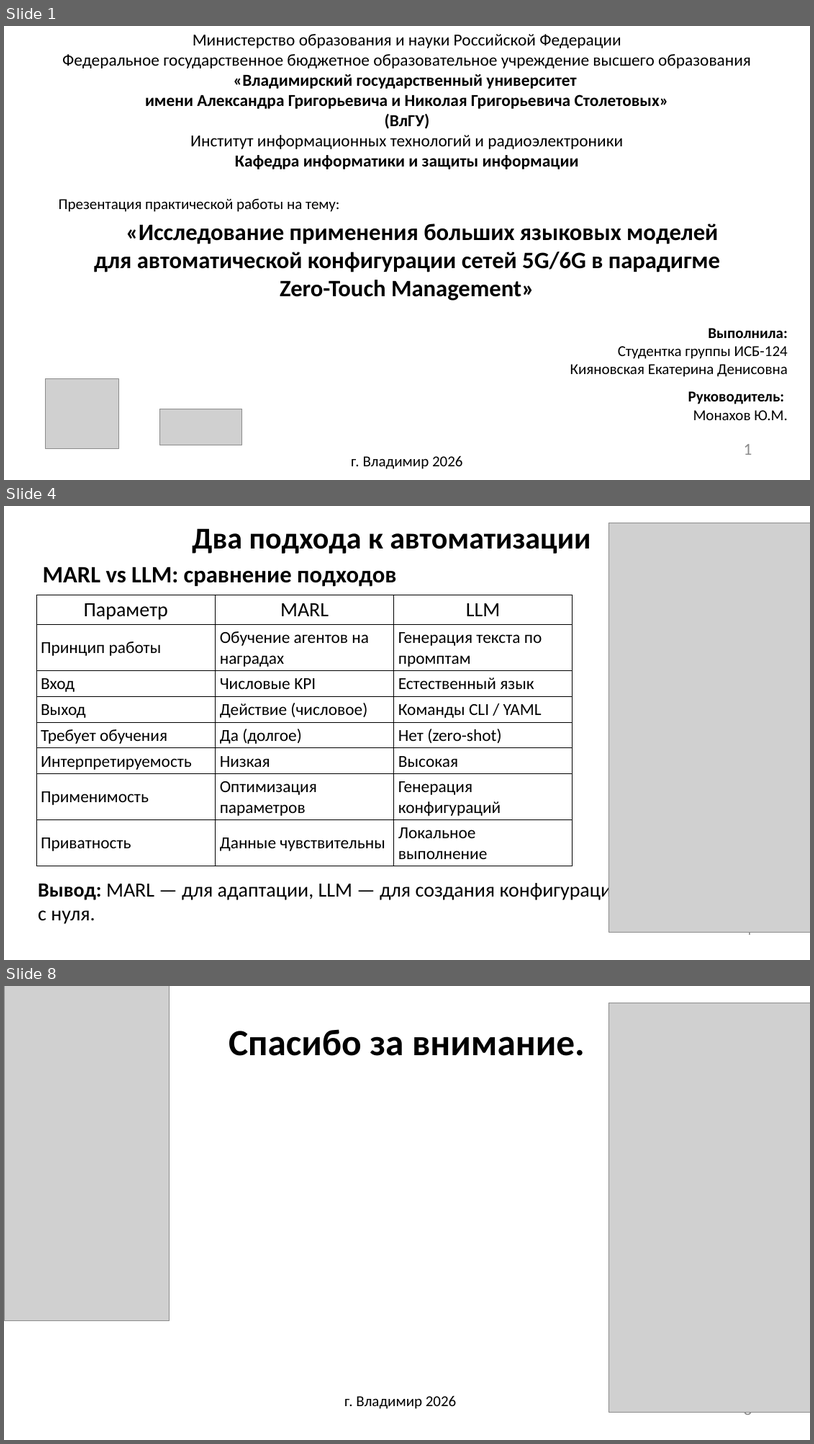
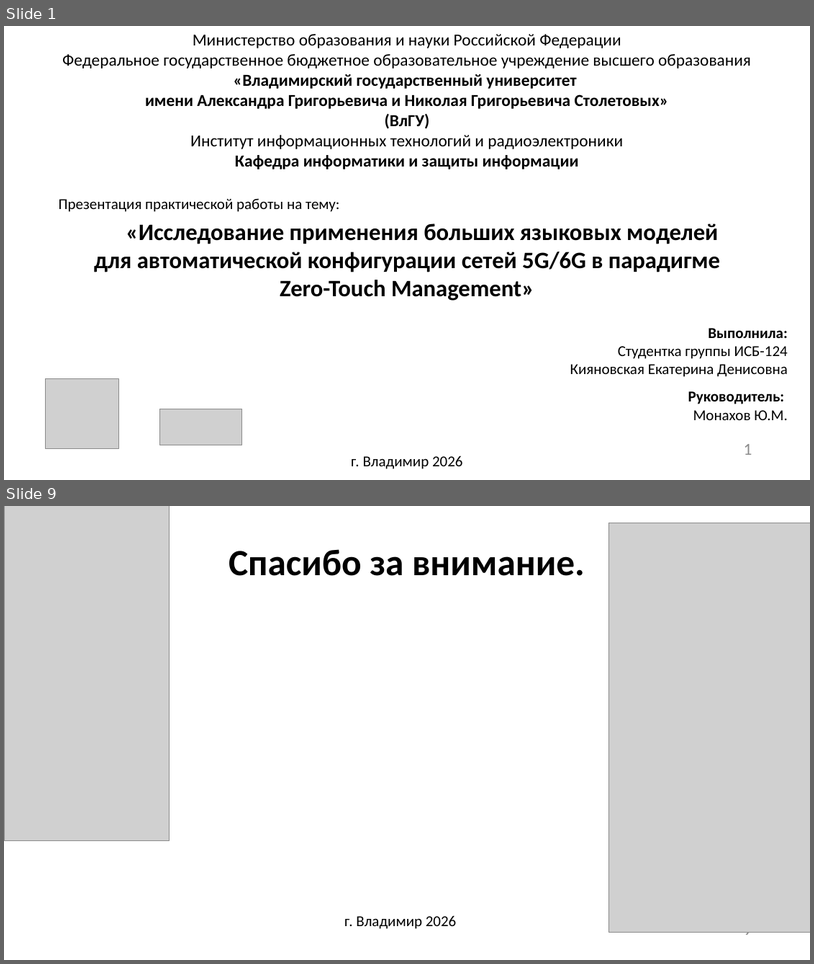
Before and after one commit to Katarsis435/Zero-Touch-Management, a slide deck: презентация.pptx. Shown one above the other, each under a label of ours: slides 1, 4 and 8 before the commit, slides 1 and 9 after it; the slides between them are not shown. The pictures are 814x1444 and 814x964 pixels, drawn with LibreOffice and Linux fonts; fonts in the diff are those of the drawing; grey boxes stand for pictures; background and template pictures are left out. Boxes give left, top, right and bottom in pixels: in the first picture for what was removed or moved away, otherwise in the second. Text is boxed around its words. In the diff, an @@ line names an element or a change of style, - is before the commit and + after.

```diff
--- a/презентация.pptx
+++ b/презентация.pptx
@@ slide 4 removed at box(4, 506, 810, 960), background picture (left out) @@
@@ picture removed at box(609, 523, 810, 932) @@
@@ text removed at box(192, 528, 591, 554) @@
-Два подхода к автоматизации
@@ text removed at box(43, 566, 396, 587) @@
-MARL vs LLM: сравнение подходов
@@ table removed at box(36, 595, 572, 865), 8 rows, 3 columns @@
-Параметр | MARL | LLM
-Принцип работы | Обучение агентов на наградах | Генерация текста по промптам
-Вход | Числовые KPI | Естественный язык
-Выход | Действие (числовое) | Команды CLI / YAML
-Требует обучения | Да (долгое) | Нет (zero-shot)
-Интерпретируемость | Низкая | Высокая
-Применимость | Оптимизация параметров | Генерация конфигураций
-Приватность | Данные чувствительны | Локальное выполнение
@@ text removed at box(38, 879, 623, 924) @@
-Вывод: MARL — для адаптации, LLM — для создания конфигураций с нуля.
@@ page number removed at box(744, 932, 753, 939) @@
-4
@@ what was slide 8 is now slide 9 @@
@@ page number at box(744, 932, 753, 939): text changed @@
-8
+9
```
Also in this commit, not shown: 7 slides added, 5 other slides removed.
